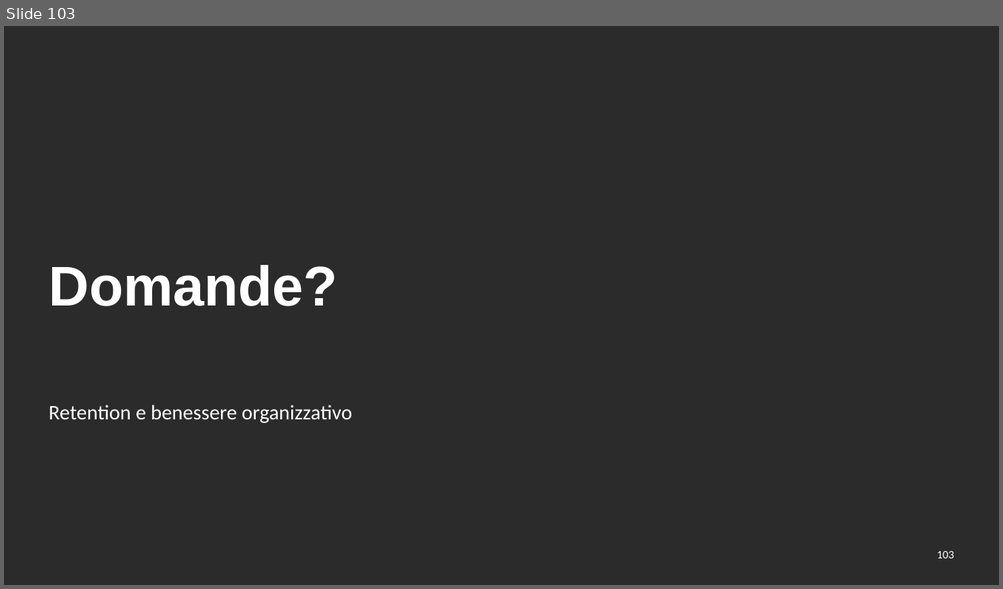
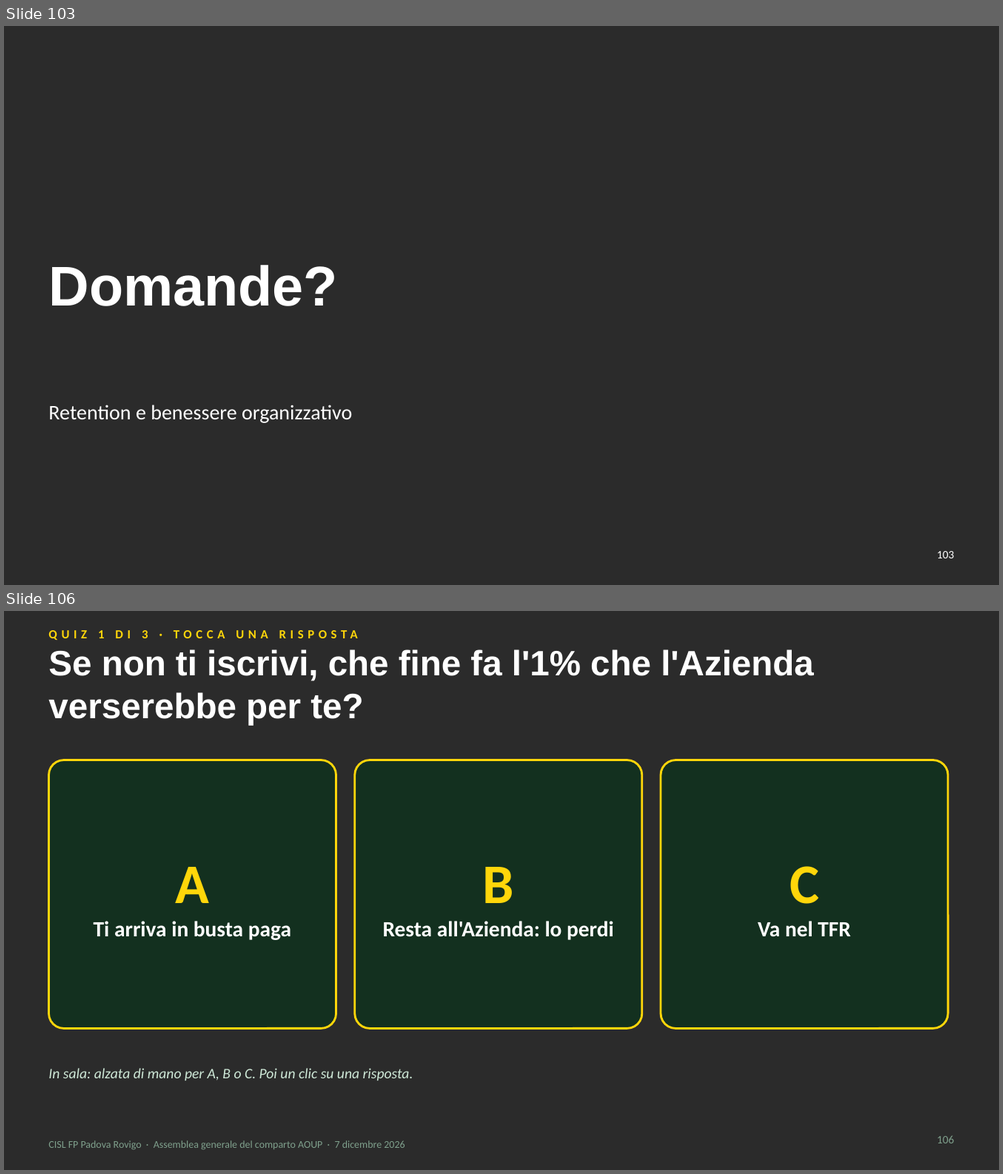
Before and after one commit to aki1806-droid/Prove, a slide deck: produzione/assemblea-2026-12-07/slide/assemblea-2026-12-07.pptx. Shown one above the other, each under a label of ours: slide 103 before the commit, slides 103 and 106 after it; the slides between them are not shown. The pictures are 1003x589 and 1003x1174 pixels, drawn with LibreOffice and Linux fonts; fonts in the diff are those of the drawing; background and template pictures are left out; a plain dark background stands for a picture behind light text. Boxes give left, top, right and bottom in pixels: in the first picture for what was removed or moved away, otherwise in the second. Text is boxed around its words. In the diff, an @@ line names an element or a change of style, - is before the commit and + after.

```diff
--- a/produzione/assemblea-2026-12-07/slide/assemblea-2026-12-07.pptx
+++ b/produzione/assemblea-2026-12-07/slide/assemblea-2026-12-07.pptx
@@ slide 106 added at (4, 611, 999, 1170), background picture (left out) @@
@@ text added at (98, 630, 148, 638), 12 pt, text #FFD60A, bold @@
+QUIZ 1 DI 3 · TOCCA UNA RISPOSTA
@@ title added at (48, 649, 814, 725), 34 pt, text #FFFFFF, bold @@
+Se non ti iscrivi, che fine fa l'1% che l'Azienda verserebbe per te?
@@ rounded rectangle added at (48, 760, 336, 1029), fill #13301F, outline #FFD60A 2 pt @@
@@ rounded rectangle added at (355, 760, 642, 1029), fill #13301F, outline #FFD60A 2 pt @@
@@ rounded rectangle added at (660, 760, 948, 1029), fill #13301F, outline #FFD60A 2 pt @@
@@ text added at (94, 867, 291, 940), 21 pt, text #FFFFFF, bold @@
+A
+Ti arriva in busta paga
@@ text added at (383, 867, 614, 940), 21 pt, text #FFFFFF, bold @@
+B
+Resta all'Azienda: lo perdi
@@ text added at (757, 866, 851, 937), 21 pt, text #FFFFFF, bold @@
+C
+Va nel TFR
@@ text added at (48, 1068, 413, 1081), 14 pt, text #CFE9D8, italic @@
+In sala: alzata di mano per A, B o C. Poi un clic su una risposta.
@@ text added at (48, 1141, 404, 1150), 10 pt, text #7FA08C @@
+CISL FP Padova Rovigo · Assemblea generale del comparto AOUP · 7 dicembre 2026
@@ page number added at (936, 1136, 953, 1144), 11 pt, text #7FA08C @@
+106
```
Also in this commit, not shown: 19 other slides added, 18 other files.
